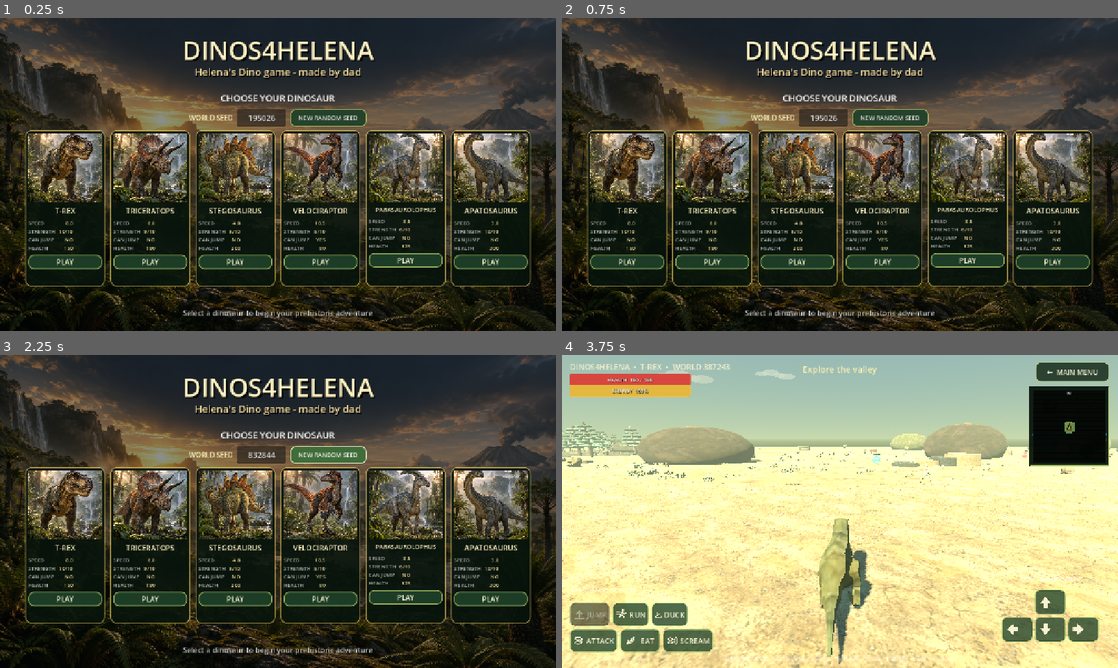
Above: before the commit, frames 1-4 (two rows, left to right).
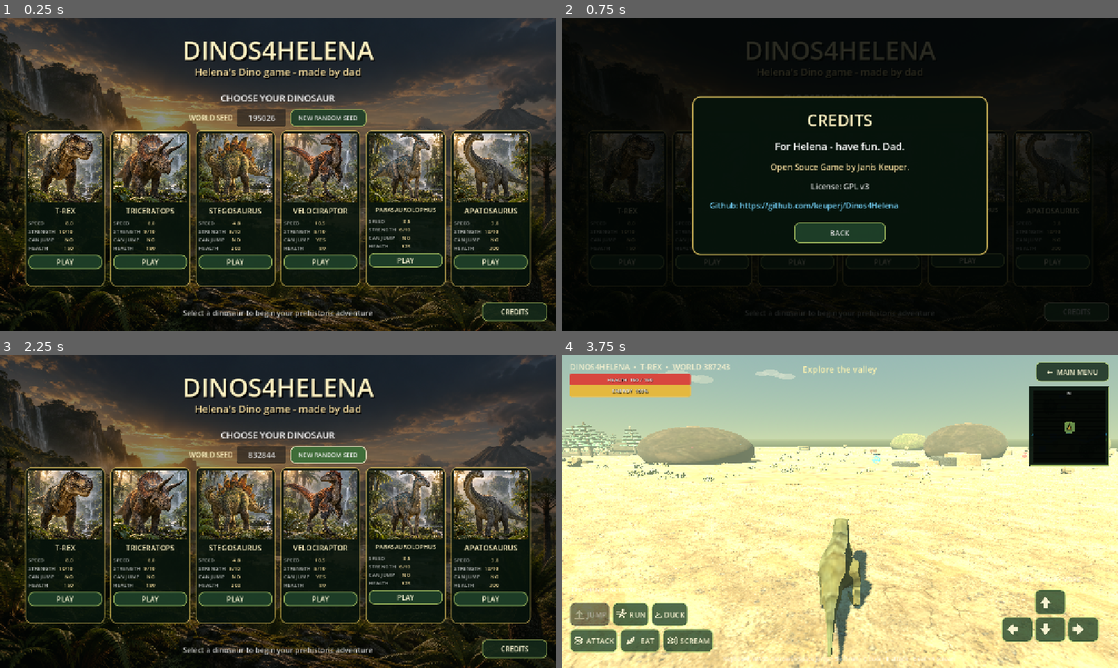
Above: after the commit, the same moments.

Repository: Studio-Level-6128/Dinos4Helena
Game: Godot game, scene res://scenes/main.tscn
Two runs of this game, one before a commit and one after it. Both use one fixed random seed, a clock stepped at 60 frames per second and the inputs below.
Inputs (mouse positions are in pixels of both pictures, inside the frame that each line leads up to):
- Up to frame 1 (0.25 s): no input
- Up to frame 2 (0.75 s): click (1079, 312) at 0.5 s, where only the run after the commit has a clickable "CREDITS"
- Up to frame 3 (2.25 s): click (278, 570) at 1.25 s, where only the run after the commit has a clickable "BACK"; click "NEW RANDOM SEED" at 2 s
- Up to frame 4 (3.75 s): click "NEW RANDOM SEED" at 2.75 s; click (628, 505) at 3.52 s

The runs differ from the first frame. In frame 1, 0.4% of the frame differs, in the area x 86-99%, y 90-98%; in frame 2, 68%, in the area x 0-100%, y 0-100%; in frame 3, 0.4%; in frame 4, nothing differs.

Commit message:
credits added

Diff:
--- a/scripts/main.gd
+++ b/scripts/main.gd
@@ -29,6 +29,7 @@
 var world_root: Node3D
 var game_hud: CanvasLayer
 var menu_layer: CanvasLayer
+var credits_overlay: Control
 var health_bar: ProgressBar
 var energy_bar: ProgressBar
 var health_label: Label
@@ -66,6 +67,8 @@
 	_commit_world_seed()
 	selected_dino_id = dino_id
 	selected_dino_name = dinosaur_config.get_value(dino_id, "display_name", dino_id.capitalize())
+	if is_instance_valid(credits_overlay):
+		credits_overlay.hide()
 	menu_layer.hide()
 	world_root = Node3D.new()
 	world_root.name = "PrehistoricWorld"
@@ -240,6 +243,130 @@
 	footer.add_theme_font_size_override("font_size", 17)
 	footer.add_theme_color_override("font_color", Color(1, 1, 1, 0.82))
 	root.add_child(footer)
+
+	var credits_button := Button.new()
+	credits_button.name = "CreditsButton"
+	credits_button.text = "CREDITS"
+	credits_button.set_anchors_preset(Control.PRESET_BOTTOM_RIGHT)
+	credits_button.position = Vector2(-170, -66)
+	credits_button.size = Vector2(150, 44)
+	credits_button.focus_mode = Control.FOCUS_NONE
+	credits_button.add_theme_font_size_override("font_size", 16)
+	credits_button.add_theme_color_override("font_color", Color("f7f2d0"))
+	credits_button.add_theme_stylebox_override("normal", _button_style(Color(0.08, 0.16, 0.1, 0.88), Color(0.72, 0.83, 0.42, 0.72)))
+	credits_button.add_theme_stylebox_override("hover", _button_style(Color(0.18, 0.34, 0.2, 0.96), Color("f7f2d0")))
+	credits_button.pressed.connect(_open_credits)
+	root.add_child(credits_button)
+	_build_credits_overlay(root)
+
+
+func _build_credits_overlay(parent: Control) -> void:
+	credits_overlay = Control.new()
+	credits_overlay.name = "CreditsOverlay"
+	credits_overlay.set_anchors_and_offsets_preset(Control.PRESET_FULL_RECT)
+	credits_overlay.mouse_filter = Control.MOUSE_FILTER_STOP
+	parent.add_child(credits_overlay)
+
+	var shade := ColorRect.new()
+	shade.set_anchors_and_offsets_preset(Control.PRESET_FULL_RECT)
+	shade.color = Color(0.005, 0.015, 0.01, 0.84)
+	shade.mouse_filter = Control.MOUSE_FILTER_STOP
+	credits_overlay.add_child(shade)
+
+	var panel := PanelContainer.new()
+	panel.set_anchors_preset(Control.PRESET_CENTER)
+	panel.position = Vector2(-340, -180)
+	panel.size = Vector2(680, 360)
+	panel.add_theme_stylebox_override("panel", _credits_style())
+	credits_overlay.add_child(panel)
+
+	var column := VBoxContainer.new()
+	column.alignment = BoxContainer.ALIGNMENT_CENTER
+	column.add_theme_constant_override("separation", 18)
+	panel.add_child(column)
+
+	var heading := Label.new()
+	heading.text = "CREDITS"
+	heading.horizontal_alignment = HORIZONTAL_ALIGNMENT_CENTER
+	heading.add_theme_font_size_override("font_size", 38)
+	heading.add_theme_color_override("font_color", Color("fff2c2"))
+	column.add_child(heading)
+
+	var dedication := Label.new()
+	dedication.name = "Dedication"
+	dedication.text = "For Helena - have fun. Dad."
+	dedication.horizontal_alignment = HORIZONTAL_ALIGNMENT_CENTER
+	dedication.add_theme_font_size_override("font_size", 23)
+	dedication.add_theme_color_override("font_color", Color.WHITE)
+	column.add_child(dedication)
+
+	var author := Label.new()
+	author.name = "AuthorCredit"
+	author.text = "Open Souce Game by Janis Keuper."
+	author.horizontal_alignment = HORIZONTAL_ALIGNMENT_CENTER
+	author.add_theme_font_size_override("font_size", 19)
+	author.add_theme_color_override("font_color", Color("f5dc9d"))
+	column.add_child(author)
+
+	var license := Label.new()
+	license.name = "LicenseCredit"
+	license.text = "License: GPL v3"
+	license.horizontal_alignment = HORIZONTAL_ALIGNMENT_CENTER
+	license.add_theme_font_size_override("font_size", 18)
+	license.add_theme_color_override("font_color", Color(1, 1, 1, 0.82))
+	column.add_child(license)
+
+	var github := LinkButton.new()
+	github.name = "GithubLink"
+	github.text = "Github: https://github.com/keuperj/Dinos4Helena"
+	github.set_meta("uri", "https://github.com/keuperj/Dinos4Helena")
+	github.custom_minimum_size = Vector2(600, 34)
+	github.size_flags_horizontal = Control.SIZE_SHRINK_CENTER
+	github.add_theme_font_size_override("font_size", 18)
+	github.add_theme_color_override("font_color", Color("77d7ff"))
+	github.add_theme_color_override("font_hover_color", Color("bcecff"))
+	github.pressed.connect(_open_credits_github)
+	column.add_child(github)
+
+	var close_button := Button.new()
+	close_button.name = "CloseCreditsButton"
+	close_button.text = "BACK"
+	close_button.custom_minimum_size = Vector2(210, 48)
+	close_button.size_flags_horizontal = Control.SIZE_SHRINK_CENTER
+	close_button.focus_mode = Control.FOCUS_NONE
+	close_button.add_theme_font_size_override("font_size", 17)
+	close_button.add_theme_stylebox_override("normal", _button_style(Color(0.12, 0.25, 0.16, 0.95), Color(0.72, 0.83, 0.42, 0.8)))
+	close_button.add_theme_stylebox_override("hover", _button_style(Color(0.24, 0.43, 0.22, 0.98), Color("f7f2d0")))
+	close_button.pressed.connect(_close_credits)
+	column.add_child(close_button)
+	credits_overlay.hide()
+
+
+func _open_credits() -> void:
+	if is_instance_valid(credits_overlay):
+		credits_overlay.show()
+
+
+func _close_credits() -> void:
+	if is_instance_valid(credits_overlay):
+		credits_overlay.hide()
+
+
+func _open_credits_github() -> void:
+	OS.shell_open("https://github.com/keuperj/Dinos4Helena")
+
+
+func _credits_style() -> StyleBoxFlat:
+	var style := StyleBoxFlat.new()
+	style.bg_color = Color(0.025, 0.075, 0.045, 0.97)
+	style.border_color = Color(0.82, 0.72, 0.35, 0.9)
+	style.set_border_width_all(3)
+	style.set_corner_radius_all(18)
+	style.content_margin_left = 34
+	style.content_margin_right = 34
+	style.content_margin_top = 28
+	style.content_margin_bottom = 28
+	return style
 
 
 func _create_dino_card(dino_id: String, display_name: String) -> Control:
--- a/tests/dinosaur_selection_smoke.gd
+++ b/tests/dinosaur_selection_smoke.gd
@@ -15,6 +15,21 @@
 	root.add_child(app)
 	await process_frame
 	assert(app.menu_layer.visible, "Main menu is not visible at startup")
+	var credits_button := app.menu_layer.find_child("CreditsButton", true, false) as Button
+	assert(credits_button != null, "Credits button is missing from the main menu")
+	assert(app.credits_overlay != null and not app.credits_overlay.visible, "Credits overlay should start hidden")
+	credits_button.pressed.emit()
+	assert(app.credits_overlay.visible, "Credits button did not open the credits page")
+	var dedication := app.credits_overlay.find_child("Dedication", true, false) as Label
+	var author := app.credits_overlay.find_child("AuthorCredit", true, false) as Label
+	var license := app.credits_overlay.find_child("LicenseCredit", true, false) as Label
+	var github := app.credits_overlay.find_child("GithubLink", true, false) as LinkButton
+	assert(dedication.text == "For Helena - have fun. Dad.", "Credits dedication is incorrect")
+	assert(author.text == "Open Souce Game by Janis Keuper.", "Credits author line is incorrect")
+	assert(license.text == "License: GPL v3", "Credits license line is incorrect")
+	assert(github.get_meta("uri") == "https://github.com/keuperj/Dinos4Helena", "Credits GitHub link is incorrect")
+	app._close_credits()
+	assert(not app.credits_overlay.visible, "Credits page did not close")
 
 	for dino_id in DINO_IDS:
 		app._start_game(dino_id)
